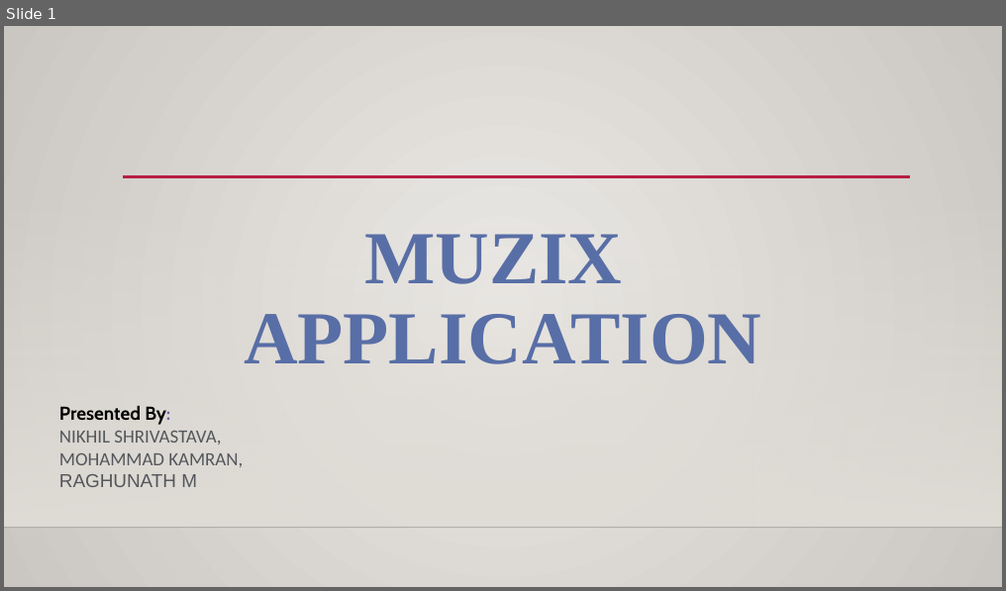
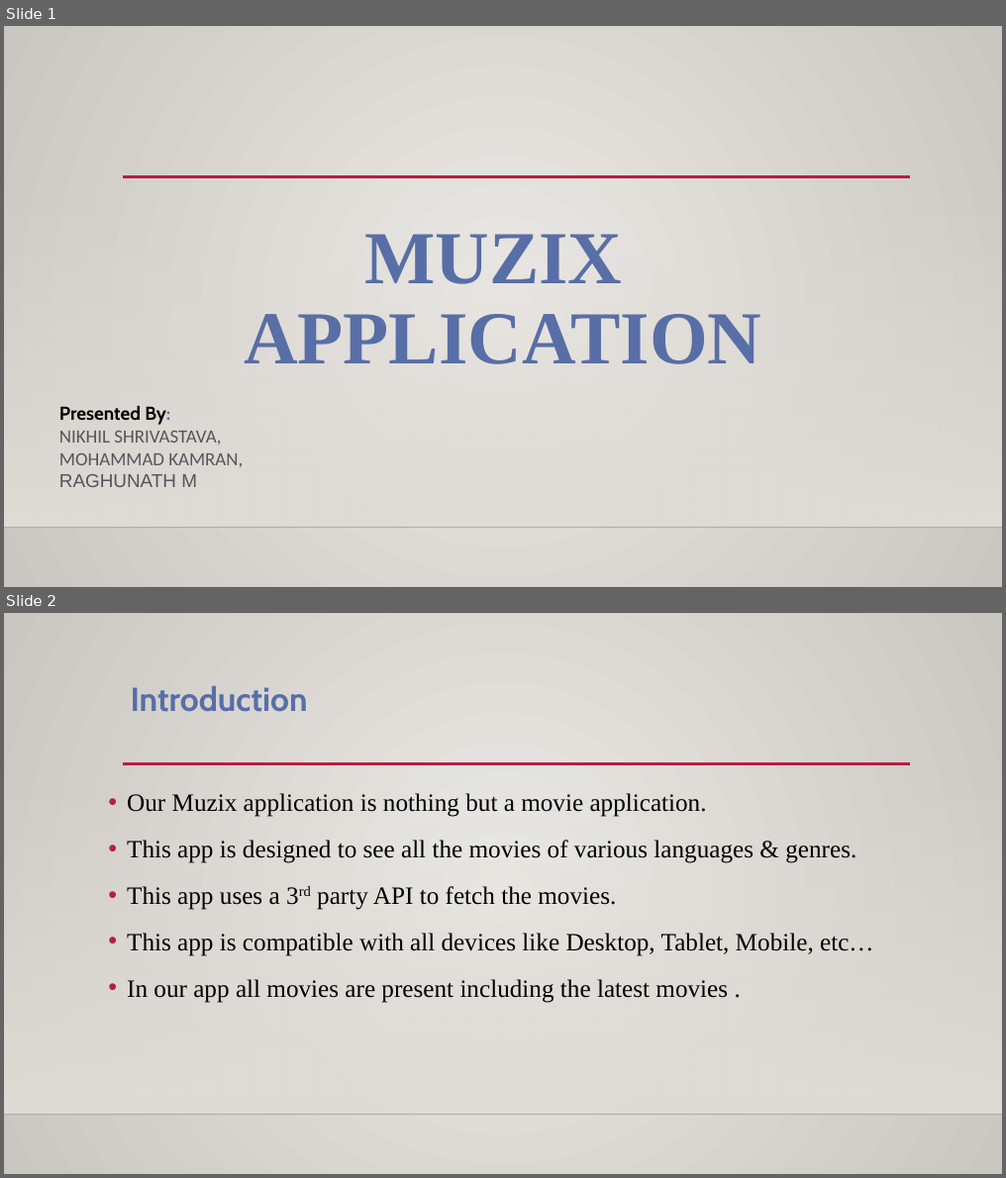
Before and after one commit to Raghu2480/muzix_application, a slide deck: Muzix App Presentation.pptx. Shown one above the other, each under a label of ours: slide 1 before the commit, slides 1 and 2 after it. The pictures are 1006x591 and 1006x1178 pixels, drawn with LibreOffice and Linux fonts; fonts in the diff are those of the drawing; background and template pictures are left out. Boxes give left, top, right and bottom in pixels: in the first picture for what was removed or moved away, otherwise in the second. Text is boxed around its words. In the diff, an @@ line names an element or a change of style, - is before the commit and + after.

Commit message:
presentation

```diff
--- a/Muzix App Presentation.pptx
+++ b/Muzix App Presentation.pptx
@@ slide 2 added at [4, 613, 1002, 1174], background gradient #ECEAE7 to #CAC7C1; not listed: 3 template elements that a slide beside it also shows @@
@@ title added at [131, 686, 308, 712], 32 pt, text #586EA6, bold @@
+Introduction
@@ text added at [127, 793, 874, 1003], 24 pt, text #000000 @@
+• Our Muzix application is nothing but a movie application.
+• This app is designed to see all the movies of various languages & genres.
+• This app uses a 3rd party API to fetch the movies.
+• This app is compatible with all devices like Desktop, Tablet, Mobile, etc…
+• In our app all movies are present including the latest movies .
```
Also in this commit, not shown: 1 slide changed, 2 other slides added, 1 other file.
